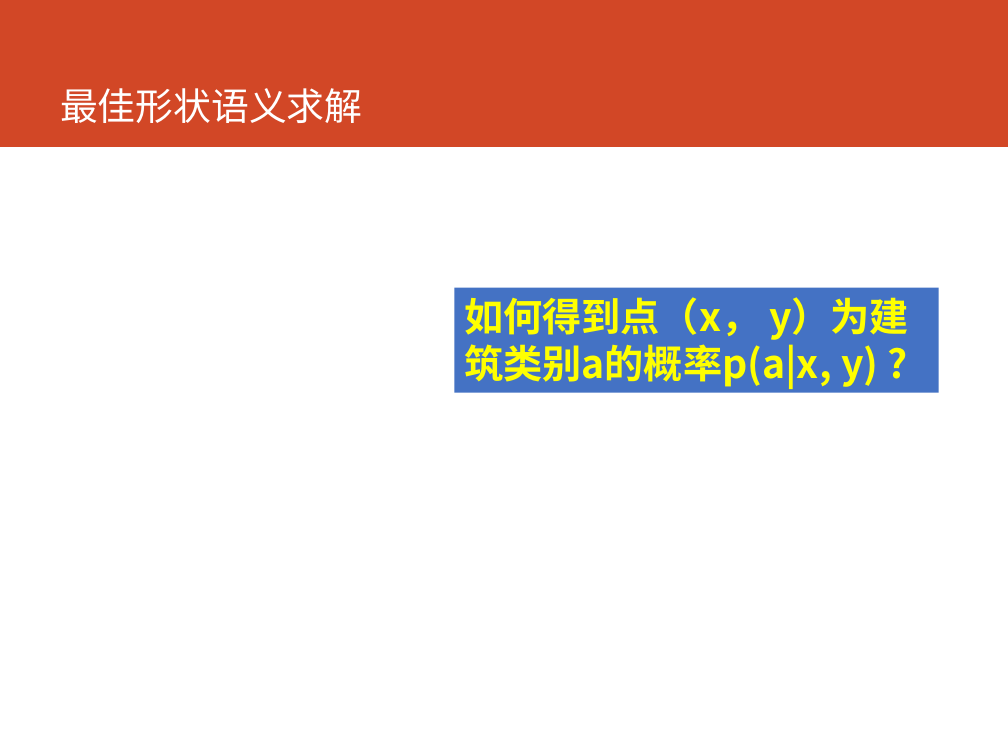
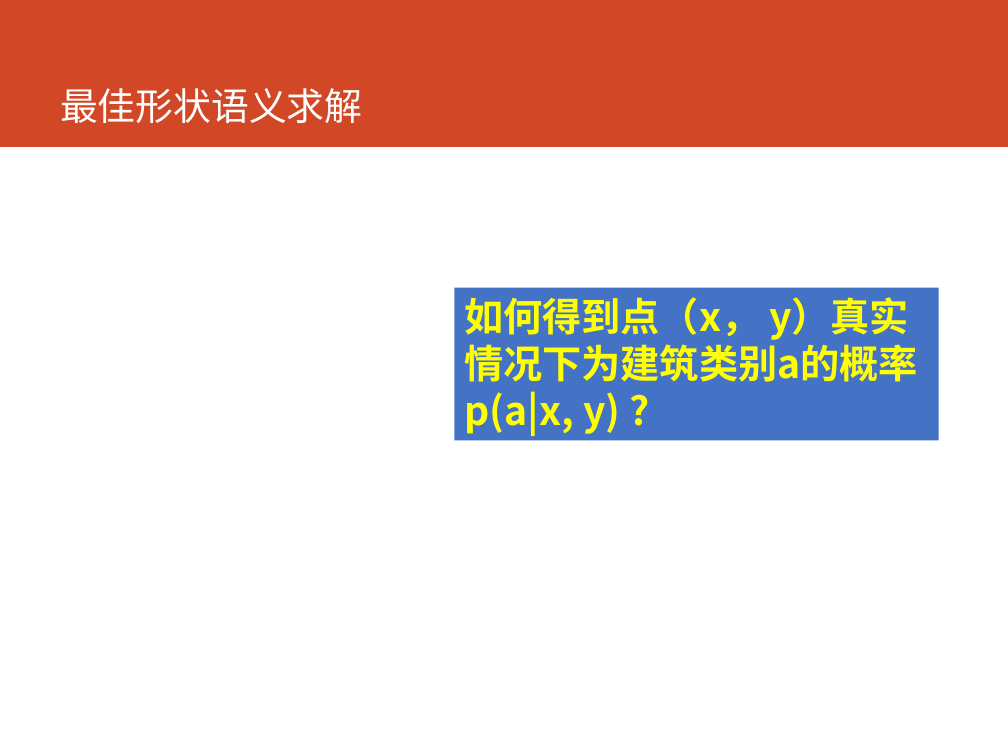
Before and after one commit to cartosquare/graduation-thesis-defenses, a slide deck: slide 8 of 基于形状语义和增强学习的建筑.pptx (slide 9 before the commit). Drawn at 1008x756 pixels with LibreOffice and Linux fonts; fonts in the diff are those of the drawing; grey boxes stand for pictures. Boxes give left, top, right and bottom in pixels: in the first picture for what was removed or moved away, otherwise in the second. Text is boxed around its words. In the diff, an @@ line names an element or a change of style, - is before the commit and + after.

```diff
--- a/基于形状语义和增强学习的建筑.pptx
+++ b/基于形状语义和增强学习的建筑.pptx
@@ rectangle "如何得到点（x， y）真实情况下为建筑类别a的概率p(a|x, y) ?": place and size @@
-rectangle "如何得到点（x， y）真实情况下为建筑类别a的概率p(a|x, y) ?" at box(455, 287, 938, 392)
+rectangle "如何得到点（x， y）真实情况下为建筑类别a的概率p(a|x, y) ?" at box(455, 287, 938, 439)
@@ text in rectangle at box(464, 297, 918, 436): text changed @@
-如何得到点（x， y）为建筑类别a的概率p(a|x, y) ?
+如何得到点（x， y）真实情况下为建筑类别a的概率p(a|x, y) ?
```
Also in this commit, not shown: 5 other slides changed.
